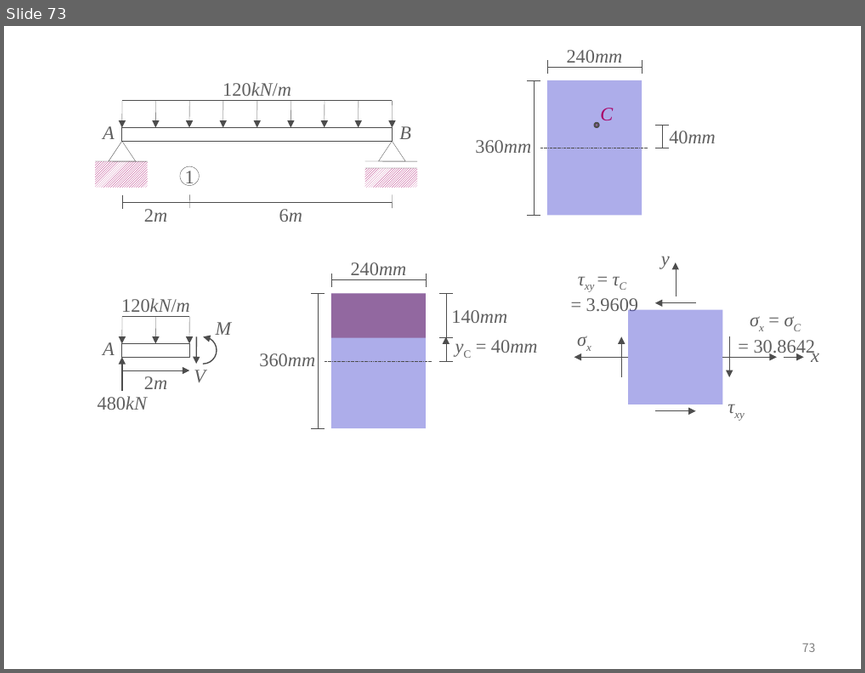
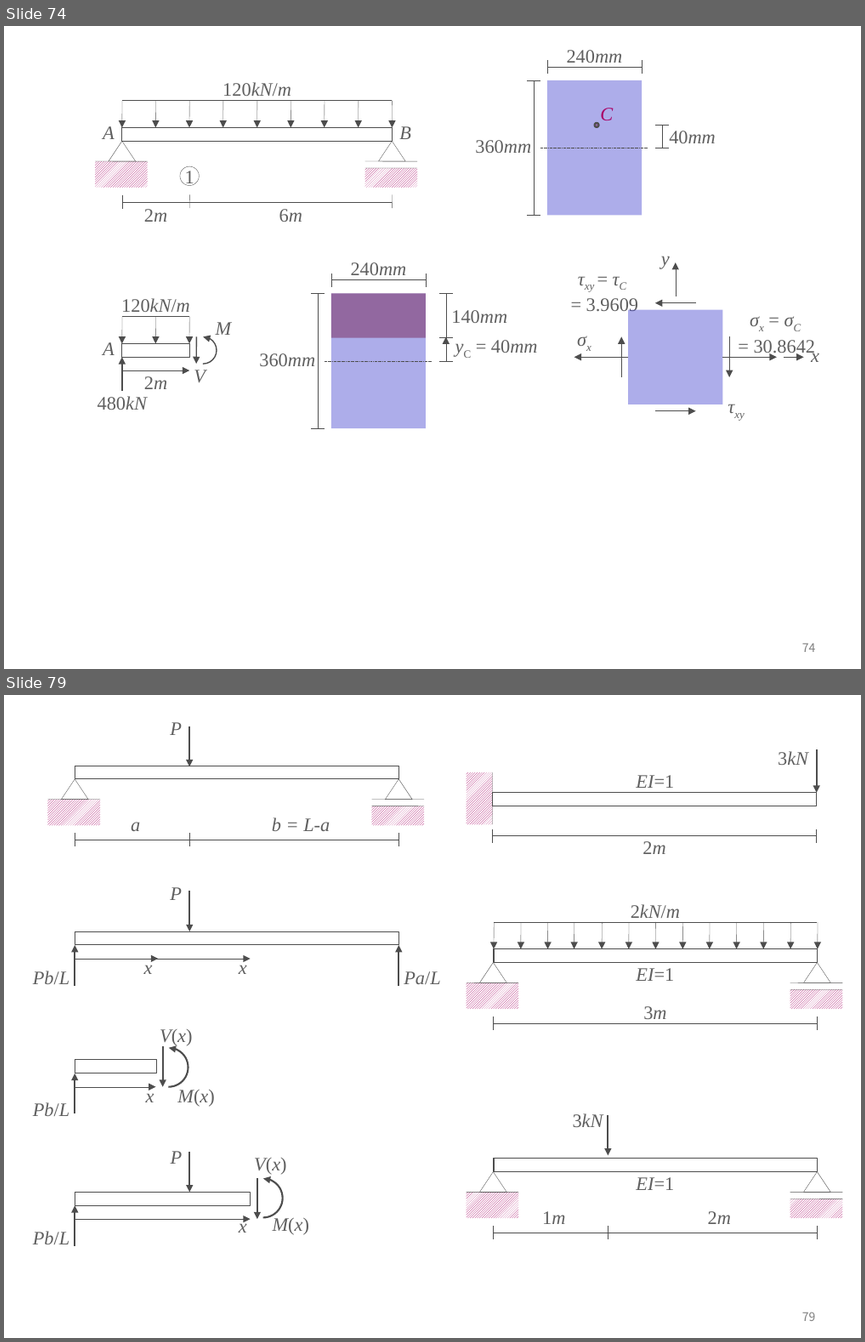
Before and after one commit to ironbell87/structural_mechanics_II, a slide deck: figures.pptx. Shown one above the other, each under a label of ours: slide 73 before the commit, slides 74 and 79 after it; the slides between them are not shown. The pictures are 865x673 and 865x1342 pixels, drawn with LibreOffice and Linux fonts; fonts in the diff are those of the drawing. Boxes give left, top, right and bottom in pixels: in the first picture for what was removed or moved away, otherwise in the second. Text is boxed around its words. In the diff, an @@ line names an element or a change of style, - is before the commit and + after.

```diff
--- a/figures.pptx
+++ b/figures.pptx
@@ slide 79 added at <box>4,695,861,1338</box>, background #FFFFFF; not listed: 1 template element that a slide beside it also shows @@
@@ group added at <box>466,749,817,854</box>: 4 lines, 3 texts, 2 rectangles, 1 arrow @@
+2m
+3kN
+EI=1
@@ group added at <box>47,722,424,846</box>: 7 lines, 3 rectangles, 3 texts, 2 triangles, 1 arrow @@
+P
+a
+b = L-a
@@ group added at <box>33,887,440,986</box>: 5 arrows, 5 texts, 1 rectangle @@
+Pb/L
+x
+x
+P
+Pa/L
@@ group added at <box>466,904,842,1030</box>: 13 arrows, 7 lines, 3 rectangles, 3 texts, 2 triangles @@
+2kN/m
+3m
+EI=1
@@ group added at <box>33,1029,214,1116</box>: 4 texts, 3 arrows, 1 rectangle, 1 arc (boxed as its full ellipse) @@
+Pb/L
+x
+M(x)
+V(x)
@@ group added at <box>33,1151,309,1246</box>: 5 texts, 4 arrows, 1 rectangle, 1 arc (boxed as its full ellipse) @@
+Pb/L
+x
+M(x)
+V(x)
+P
@@ group added at <box>466,1113,842,1239</box>: 7 lines, 4 texts, 3 rectangles, 2 triangles, 1 arrow @@
+3kN
+1m
+2m
+EI=1
@@ what was slide 73 is now slide 74 @@
@@ page number at <box>802,643,816,652</box>: text changed @@
-73
+74
```
Also in this commit, not shown: 4 slides changed, 7 other slides added, 1 slide removed, 57 other files.
